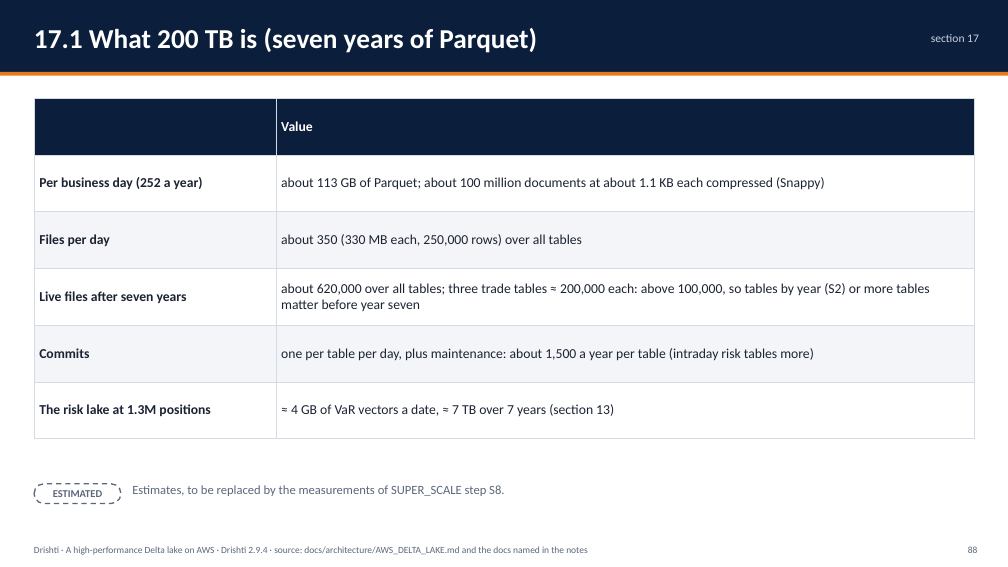
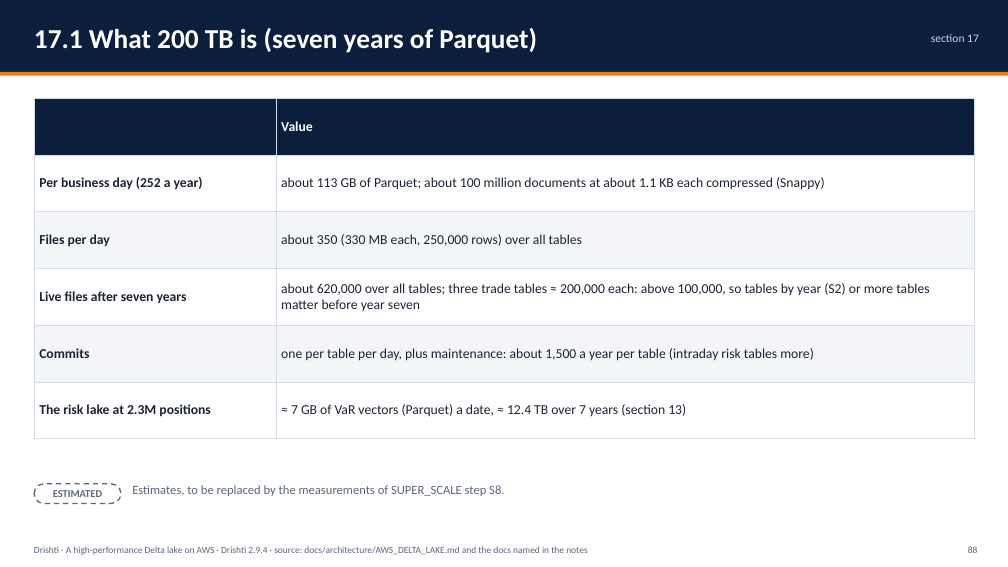
Before and after one commit to ajsinha/drishti, a slide deck: slide 88 of docs/publications/Drishti-AWS-Delta-Lake.pptx. Drawn at 1008x567 pixels with LibreOffice and Linux fonts; fonts in the diff are those of the drawing. Boxes give left, top, right and bottom in pixels: in the first picture for what was removed or moved away, otherwise in the second. Text is boxed around its words. In the diff, an @@ line names an element or a change of style, - is before the commit and + after.

Commit message:
The AWS Delta Lake deck sized for 2.3 million positions and 15,000 portfolios

```diff
--- a/docs/publications/Drishti-AWS-Delta-Lake.pptx
+++ b/docs/publications/Drishti-AWS-Delta-Lake.pptx
@@ table at [34,98,974,439] @@
-row 6, column 1: The risk lake at 1.3M positions
+row 6, column 1: The risk lake at 2.3M positions
-row 6, column 2: ≈ 4 GB of VaR vectors a date, ≈ 7 TB over 7 years (section 13)
+row 6, column 2: ≈ 7 GB of VaR vectors (Parquet) a date, ≈ 12.4 TB over 7 years (section 13)
```
Also in this commit, not shown: 8 other slides changed, 1 other file.
